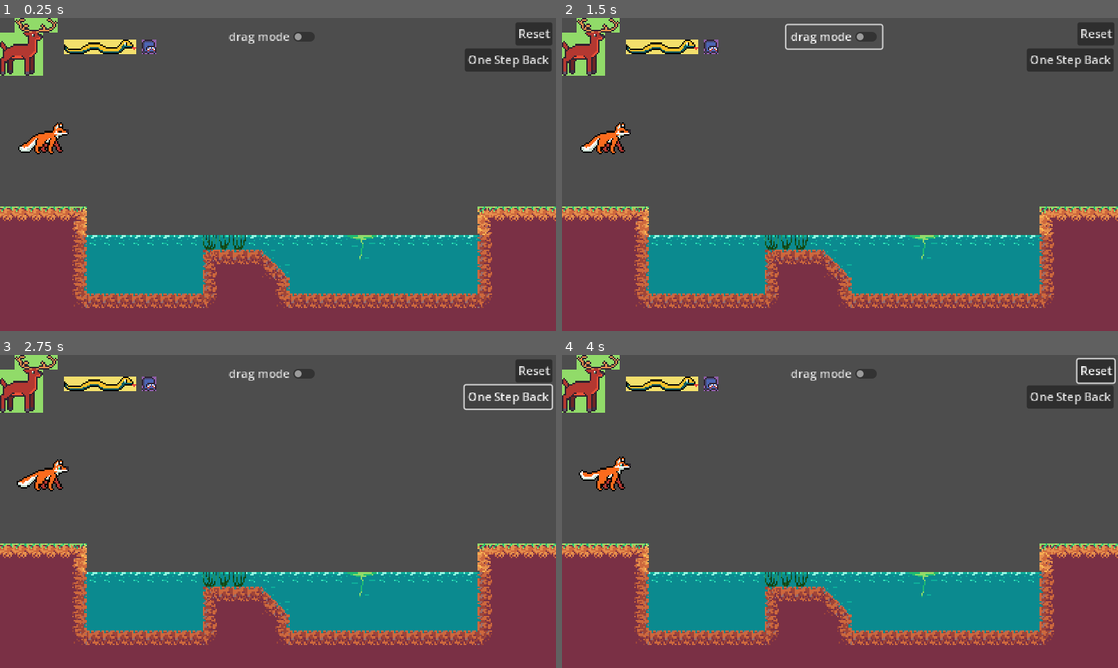
Above: before the commit, frames 1-4 (two rows, left to right).
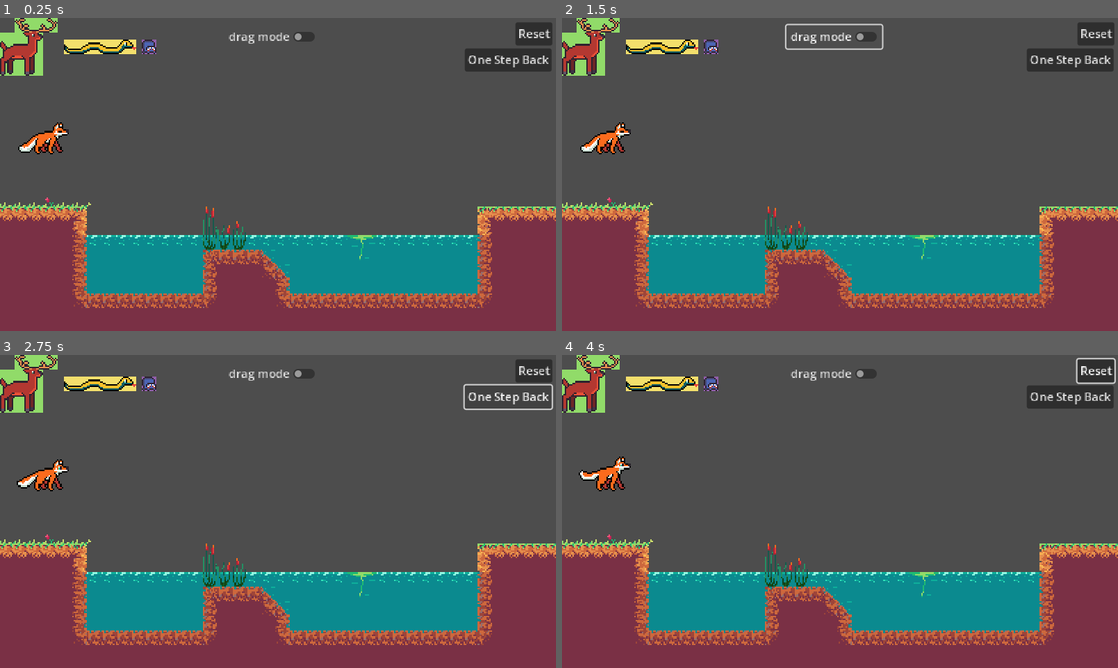
Above: after the commit, the same moments.

Repository: mango-gremlin/arch-enemies
Game: Godot game, scene res://bridges/scenes/Grid.tscn
Two runs of this game, one before a commit and one after it. Both use one fixed random seed, a clock stepped at 60 frames per second and the inputs below. This scene is started directly instead of the project's main scene.
Inputs (mouse positions are in pixels of both pictures, inside the frame that each line leads up to):
- Up to frame 1 (0.25 s): no input
- Up to frame 2 (1.5 s): click "drag mode" at 0.5 s; click "fox mode" at 1.25 s
- Up to frame 3 (2.75 s): click "One Step Back" at 2 s
- Up to frame 4 (4 s): click "Reset" at 2.75 s; move the mouse to (962, 495) at 3.52 s; press the mouse at (962, 495) at 3.53 s; hold D (move_right) from 3.53 s (still down); tap W (move_up) at 3.77 s

The runs differ from the first frame. In frame 1, 0.2% of the frame differs, in the area x 0-45%, y 57-70%; in frame 2, 0.2%; in frame 3, 0.2%; in frame 4, 0.2%.

Commit message:
check air tiles for decoration before removing anything

Diff:
--- a/Arch-enemies/bridges/scenes/Grid.tscn
+++ b/Arch-enemies/bridges/scenes/Grid.tscn
@@ -662,7 +662,7 @@
 [node name="Grid" type="TileMap" parent="."]
 tile_set = SubResource("TileSet_ne4ig")
 format = 2
-layer_0/tile_data = PackedInt32Array(851968, 131074, 0, 8519 …(5257 unchanged characters)… 9669, 3, 2, 1179668, 3, 2, 1114132, 3, 2)
+layer_0/tile_data = PackedInt32Array(851968, 131074, 0, 8519 …(5257 unchanged characters)… 9669, 3, 2, 1179668, 3, 2, 1114132, 3, 2, 786435, 196609, 1, 786438, 393217, 0, 786436, 262145, 0, 786437, 262145, 0, 786434, 262145, 0, 786433, 262145, 0, 786432, 262145, 0)
 script = ExtResource("1_xtvvi")
 
 [node name="Grid_Visualizer" type="Node2D" parent="Grid"]
--- a/Arch-enemies/bridges/script/grid.gd
+++ b/Arch-enemies/bridges/script/grid.gd
@@ -138,10 +138,13 @@
 			square != ENTITY_TYPES.ANIMAL):
 				match square:
 					ENTITY_TYPES.AIR:
-					#Note that this effectively just makes them transparent
-						set_cell(0, Vector2i(x, y), 0, Vector2i(-1, -1))
-					_:
-						set_cell(0, Vector2i(x, y), 0, Vector2i(-1, -1))
+						var square_as_vector = Vector2i(x, y)
+						var tile_id = get_cell_source_id(0, square_as_vector)
+						if not ((square_as_vector in shore_top) or (tile_id == AIR_TILE_ID)):
+						#Note that this effectively just makes them transparent
+							set_cell(0, Vector2i(x, y), 0, Vector2i(-1, -1))
+					#_:
+					#	set_cell(0, Vector2i(x, y), 0, Vector2i(-1, -1))
 
 func update_grid(pos, data):
 	#If we drag an animal onto a cell we update the grid here
